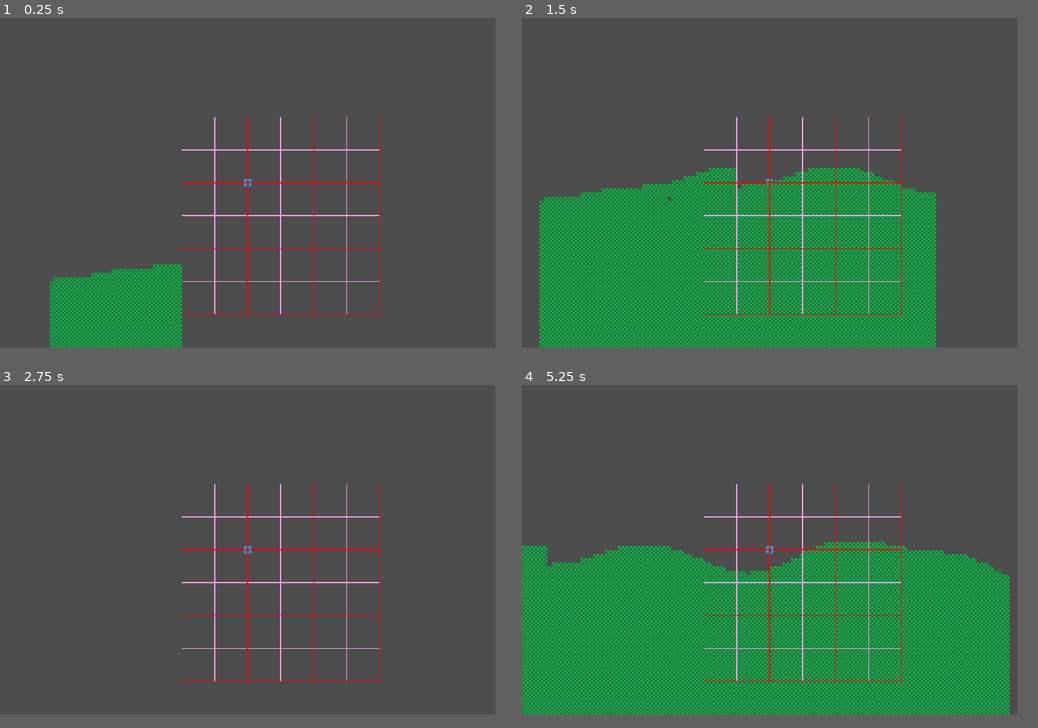
Above: before the commit, frames 1-4 (two rows, left to right).
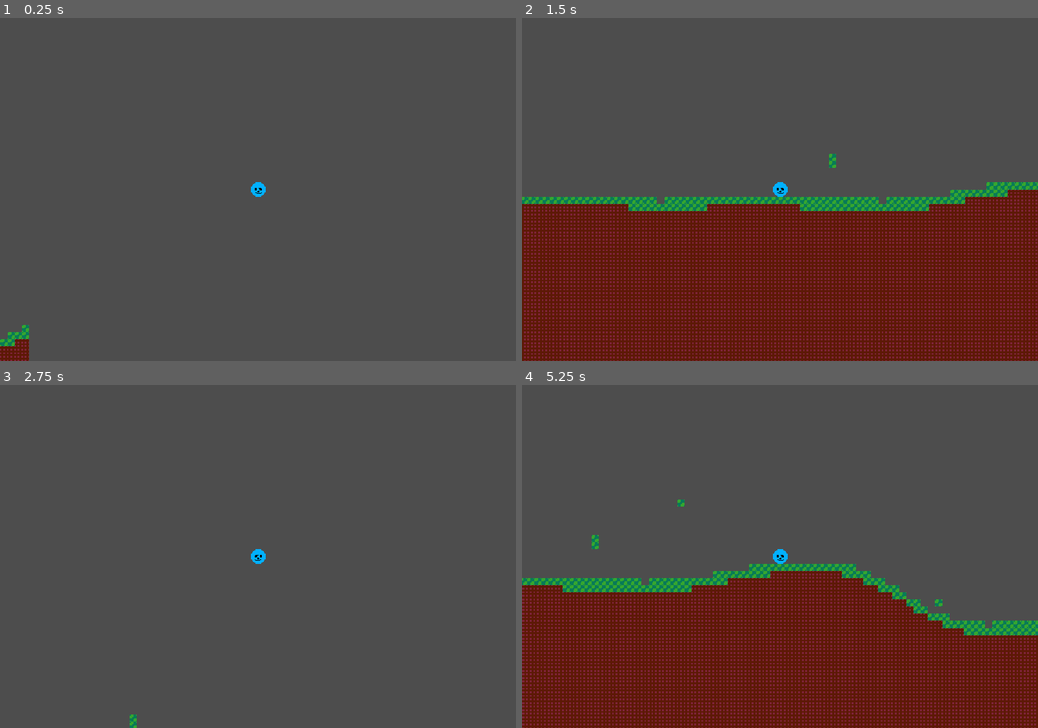
Above: after the commit, the same moments.

Repository: LordOfCheese1/sandbox_project
Game: Godot game, scene res://scenes/world.tscn
Two runs of this game, one before a commit and one after it. Both use one fixed random seed, a clock stepped at 60 frames per second and the inputs below.
Inputs (mouse positions are in pixels of both pictures, inside the frame that each line leads up to):
- Up to frame 1 (0.25 s): no input
- Up to frame 2 (1.5 s): move the mouse to (878, 165) at 0.52 s; press the mouse at (878, 165) at 0.53 s; hold D (right) from 0.53 s (still down); tap Space (jump) at 0.77 s; right-click (878, 165) at 0.8 s; move the mouse to (671, 199) at 1.27 s; release the mouse at (671, 199) at 1.28 s; right-click (671, 199) at 1.35 s
- Up to frame 3 (2.75 s): tap Space (jump) at 1.52 s; tap E (test) at 1.55 s; move the mouse to (299, 477) at 2.02 s; release D (right) at 2.03 s; hold A (left) from 2.03 s (still down); hold E (test) from 2.03 s (still down); tap B (toggle_dev_mode, bound only after the commit) at 2.3 s
- Up to frame 4 (5.25 s): move the mouse to (743, 614) at 2.77 s; release A (left) at 2.78 s; release E (test) at 2.78 s; hold D (right) 2.78-4.28 s; tap B (toggle_dev_mode, bound only after the commit) at 2.85 s; tap Space (jump) at 3.02, 3.77, 4.52 s; click (743, 614) at 3.05 s; move the mouse to (919, 597) at 3.52 s; press the mouse at (919, 597) at 3.53 s; right-click (919, 597) at 3.8 s; move the mouse to (620, 501) at 4.27 s; release the mouse at (620, 501) at 4.28 s; hold A (left) 4.28-5.03 s; right-click (620, 501) at 4.35 s; tap E (test) at 4.55 s; move the mouse to (795, 549) at 5.02 s; hold D (right) from 5.03 s (still down); hold E (test) from 5.03 s (still down)
The window is 768x512 before the commit and 800x533 after it. Grey fills any space a smaller window leaves; there, only what the larger window draws over its background counts as a difference.

The runs differ from the first frame. In frame 1, 7.6% of the frame differs, in the area x 0-74%, y 28-100%; in frame 2, 49%, in the area x 0-100%, y 0-100%; in frame 3, 1.4%; in frame 4, 48%.

Commit message:
addded 1d noise gen + started to work on biomes

Diff:
--- /dev/null
+++ b/prefabs/autoloads/noise_tools.tscn
@@ -0,0 +1,6 @@
+[gd_scene load_steps=2 format=3 uid="uid://ek62met0yokx"]
+
+[ext_resource type="Script" path="res://scripts/autoloads/noise_tools.gd" id="1_try8m"]
+
+[node name="noise_tools" type="Node2D"]
+script = ExtResource("1_try8m")
--- a/prefabs/autoloads/sandmath.tscn
+++ b/prefabs/autoloads/sandmath.tscn
@@ -2,5 +2,5 @@
 
 [ext_resource type="Script" path="res://scripts/autoloads/sandmath.gd" id="1_v5ufm"]
 
-[node name="sandmath" type="Node2D"]
+[node name="sand_math" type="Node2D"]
 script = ExtResource("1_v5ufm")
--- a/prefabs/characters/player.tscn
+++ b/prefabs/characters/player.tscn
@@ -1,11 +1,10 @@
-[gd_scene load_steps=5 format=3 uid="uid://cxh2nb1rf06fa"]
+[gd_scene load_steps=4 format=3 uid="uid://cxh2nb1rf06fa"]
 
 [ext_resource type="Script" path="res://scripts/characters/player.gd" id="1_46lpb"]
 [ext_resource type="Texture2D" uid="uid://cm18ror648213" path="res://textures/player.png" id="2_q77yd"]
-[ext_resource type="Texture2D" uid="uid://dm8gmehigiykp" path="res://textures/test_tile.png" id="3_qayp4"]
 
 [sub_resource type="RectangleShape2D" id="RectangleShape2D_d2t34"]
-size = Vector2(4, 4)
+size = Vector2(10, 14)
 
 [node name="player" type="CharacterBody2D"]
 script = ExtResource("1_46lpb")
@@ -18,14 +17,3 @@
 shape = SubResource("RectangleShape2D_d2t34")
 
 [node name="Camera2D" type="Camera2D" parent="."]
-zoom = Vector2(0.4, 0.4)
-
-[node name="TestTile" type="Sprite2D" parent="."]
-z_index = 1
-texture = ExtResource("3_qayp4")
-offset = Vector2(64, 64)
-
-[node name="tilecoord" type="Label" parent="."]
-z_index = 1
-offset_right = 40.0
-offset_bottom = 23.0
--- a/project.godot
+++ b/project.godot
@@ -18,14 +18,15 @@
 [autoload]
 
 Globals="*res://prefabs/autoloads/globals.tscn"
-Sandmath="*res://prefabs/autoloads/sandmath.tscn"
+SandMath="*res://prefabs/autoloads/sandmath.tscn"
 SaveValues="*res://prefabs/autoloads/save_values.tscn"
 WorldMapTools="*res://prefabs/autoloads/world_map_tools.tscn"
+NoiseTools="*res://prefabs/autoloads/noise_tools.tscn"
 
 [display]
 
-window/size/viewport_width=384
-window/size/viewport_height=256
+window/size/viewport_width=576
+window/size/viewport_height=384
 window/size/window_width_override=1536
 window/size/window_height_override=1024
 window/stretch/mode="canvas_items"
@@ -72,14 +73,9 @@
 "events": [Object(InputEventMouseButton,"resource_local_to_scene":false,"resource_name":"","device":-1,"window_id":0,"a …(258 unchanged characters)…
 ]
 }
-test2={
+toggle_dev_mode={
 "deadzone": 0.5,
-"events": [Object(InputEventKey,"resource_local_to_scene":false,"resource_name":"","device":-1,"window_id":0,"alt_pressed":false,"shift_pressed":false,"ctrl_pressed":false,"meta_pressed":false,"pressed":false,"keycode":0,"physical_keycode":70,"key_label":0,"unicode":102,"echo":false,"script":null)
-]
-}
-toggle_debug={
-"deadzone": 0.5,
-"events": [Object(InputEventKey,"resource_local_to_scene":false,"resource_name":"","device":-1,"window_id":0,"alt_pressed":false,"shift_pressed":false,"ctrl_pressed":false,"meta_pressed":false,"pressed":false,"keycode":0,"physical_keycode":49,"key_label":0,"unicode":49,"echo":false,"script":null)
+"events": [Object(InputEventKey,"resource_local_to_scene":false,"resource_name":"","device":-1,"window_id":0,"alt_pressed":false,"shift_pressed":false,"ctrl_pressed":false,"meta_pressed":false,"pressed":false,"keycode":0,"physical_keycode":66,"key_label":0,"unicode":98,"echo":false,"script":null)
 ]
 }
 
--- a/scripts/autoloads/globals.gd
+++ b/scripts/autoloads/globals.gd
@@ -1,5 +1,5 @@
 extends Node2D
 
-var world_seed = 0
+var world_seed = 4
 var player_pos = Vector2(0, 0)
-var debug_enabled = false
+var dev_mode = false
--- /dev/null
+++ b/scripts/autoloads/noise_tools.gd
@@ -0,0 +1,26 @@
+extends Node2D
+
+func generate_1d_noise(length : int, noise_seed = 0, smoothing_intensity = 6):
+	var noise = []
+	# generate initial non-smoothed noise
+	for x in length:
+		seed(noise_seed + x)
+		noise.append(randf_range(0, 1))
+
+	for step in smoothing_intensity:
+		var smoothed_noise = []
+		for i in len(noise):
+			var left = 0.0
+			var right = 0.0
+			if i - 1 < 0:
+				left = noise[len(noise) - 1]
+			else:
+				left = noise[i - 1]
+			if i + 1 > len(noise) - 1:
+				right = noise[0]
+			else:
+				right = noise[i + 1]
+			smoothed_noise.append((left + right) / 2)
+		noise = smoothed_noise
+
+	return noise
--- a/scripts/autoloads/world_map_tools.gd
+++ b/scripts/autoloads/world_map_tools.gd
@@ -3,8 +3,18 @@
 const SURFACE_HEIGHT = 36
 const CURVE_POINT_DISTANCE = 24
 const CHUNK_SIZE = 16
-const MAX_ACTIVE_CHUNKS = 6 # This squared is the final amount of chunks, make it a multiple of 2 pretty please
+const MAX_ACTIVE_CHUNKS = 8 # This squared is the final amount of chunks, make it a multiple of 2 pretty please
 const TILE_SIZE = 8
+const LENGTH_BIOME_NOISE = 1024
+const BIOMES = [
+	"ARCTIC",
+	"MOUNTAIN",
+	"TUNDRA",
+	"JUNGLE",
+	"FOREST",
+	"SAVANNA",
+	"DESERT"
+]
 
 var edited_chunks = {} # -> [chunk_pos][tile_pos][properties]
 var recently_updated = []
@@ -23,3 +33,7 @@
 		edited_chunks[chunk_pos][tile_pos] = [new_tile]
 
 	recently_updated.append([tile_pos, new_tile])
+
+
+func get_biome_from_value(value : float):
+	return BIOMES[snapped(value * len(BIOMES), 1)]
--- a/scripts/characters/player.gd
+++ b/scripts/characters/player.gd
@@ -73,13 +73,17 @@
 			look_dir.x = Input.get_axis("left", "right")
 		look_dir.y = Input.get_axis("up", "down")
 
-	if Input.is_action_pressed("test"):
-		position = lerp(position, get_global_mouse_position(), 0.1)
-		velocity = Vector2(0, 0)
+
+		if Input.is_action_pressed("excavate"):
+			WorldMapTools.edit_tile(get_global_mouse_position())
+		if Input.is_action_pressed("place"):
+			WorldMapTools.edit_tile(get_global_mouse_position(), 0)
 
 
-	if Input.is_action_pressed("excavate"):
-		WorldMapTools.edit_tile(get_global_mouse_position())
+	if Input.is_action_just_pressed("toggle_dev_mode"):
+		Globals.dev_mode = !Globals.dev_mode
 
-	if Input.is_action_pressed("place"):
-		WorldMapTools.edit_tile(get_global_mouse_position())
+	if Globals.dev_mode:
+		if Input.is_action_pressed("test"):
+			position = lerp(position, get_global_mouse_position(), 0.1)
+			velocity = Vector2(0, 0)
--- a/scripts/world/world_tiles.gd
+++ b/scripts/world/world_tiles.gd
@@ -4,10 +4,11 @@
 var creation_queue = []
 var active_chunks = [] # this uses the chunk origin, so top left
 var deletion_queue = []
+var biome_noise = []
 
 
 func _ready():
-	clear()
+	biome_noise = NoiseTools.generate_1d_noise(WorldMapTools.LENGTH_BIOME_NOISE, Globals.world_seed)
 
 
 func _process(delta):
@@ -62,7 +63,8 @@
 		for y in WorldMapTools.CHUNK_SIZE:
 			var tile_pos = (pos / WorldMapTools.TILE_SIZE) + Vector2(x, y)
 			# do the checks and place tiles accordingly
-			do_checks(tile_pos)
+			var biome_idx = int(fmod(pos.x / WorldMapTools.TILE_SIZE * WorldMapTools.CHUNK_SIZE, WorldMapTools.LENGTH_BIOME_NOISE))
+			do_checks(tile_pos, biome_idx)
 	apply_edits_in_chunk(pos)
 
 
@@ -78,11 +80,14 @@
 			set_cell(0, pos / WorldMapTools.TILE_SIZE + Vector2(x, y), 0, Vector2(-1, -1), 0)
 
 
-func do_checks(pos : Vector2): # tile coords
+func do_checks(pos : Vector2, biome_idx : int): # tile coords
 	var tile_to_place = -1
 
 	if pos.y > curve_surface_check(pos):
-		tile_to_place = 0
+		if abs(pos.y - curve_surface_check(pos)) < 1.5:
+			tile_to_place = 0
+		else:
+			tile_to_place = 2
 
 	set_cell(0, pos, 0, Vector2(tile_to_place, 0), 0)
 
@@ -103,8 +108,8 @@
 	return cerp(generate_y_height_for_x(start_x), generate_y_height_for_x(end_x), transition_value)
 
 
-func generate_y_height_for_x(x : float, min = -20, max = 20, bias = 0, bias_intensity = 4):
-	return Sandmath.biased_randi_range(WorldMapTools.SURFACE_HEIGHT + min, WorldMapTools.SURFACE_HEIGHT - min, bias, bias_intensity, x + Globals.world_seed)
+func generate_y_height_for_x(x : float, min = -20, max = 20, bias = 0, bias_intensity = 5):
+	return SandMath.biased_randi_range(WorldMapTools.SURFACE_HEIGHT + min, WorldMapTools.SURFACE_HEIGHT - min, bias, bias_intensity, x + Globals.world_seed)
 
 
 func cerp(a, b, transition_value : float): # transition value ranges from 0 to 1
Binary file changed: textures/world_tiles.png
Not shown, added: todo.txt
